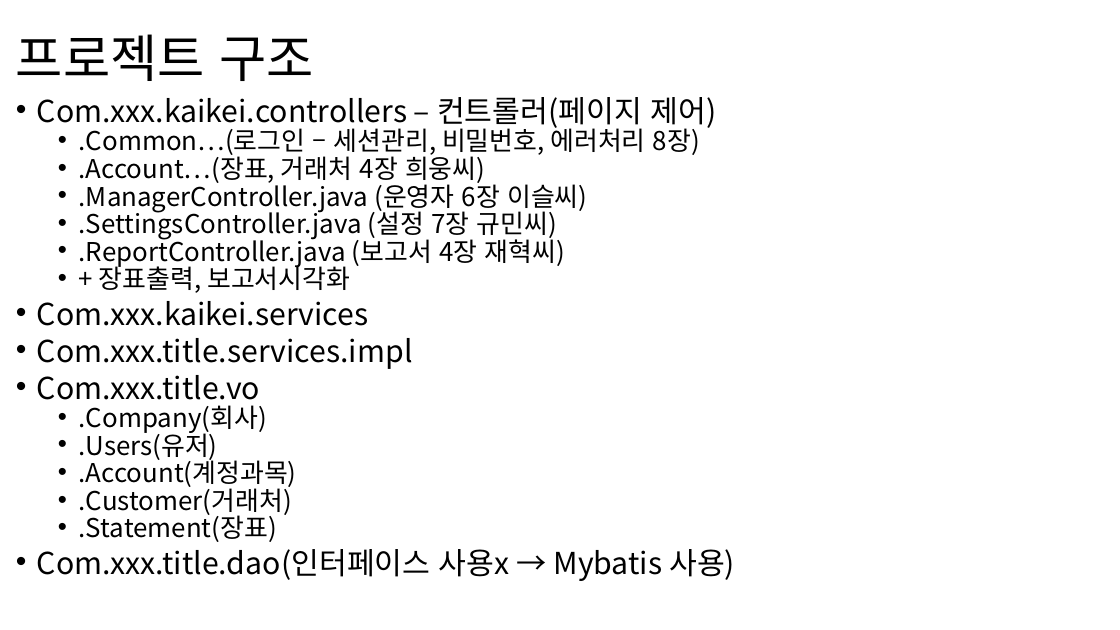
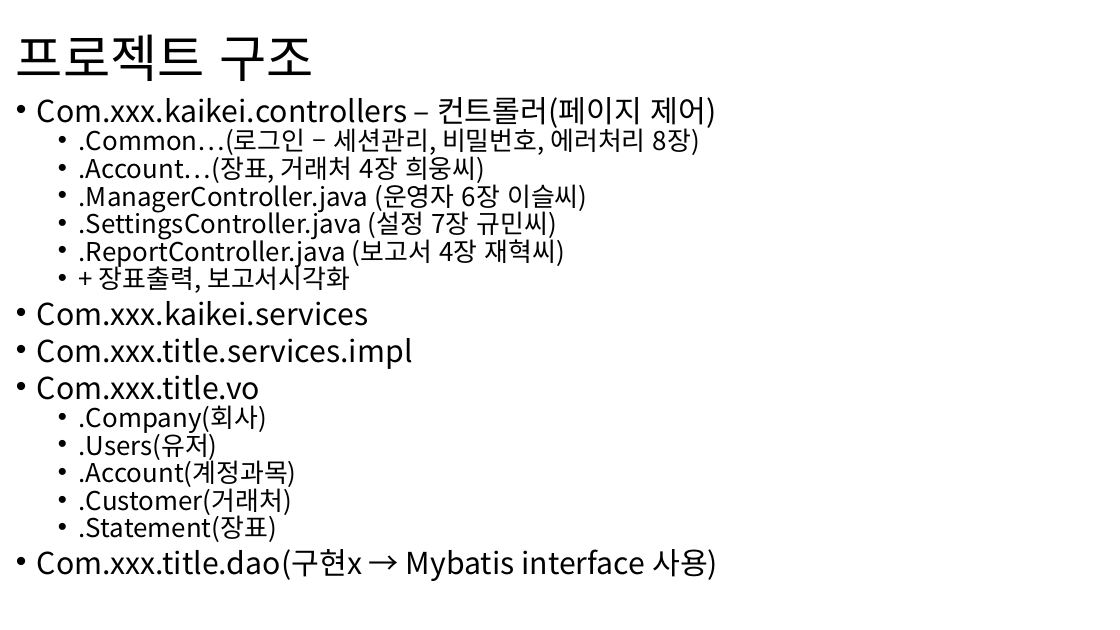
Before and after one commit to CackaRoach/TeamSpring, a slide deck: slide 33 of 설계/설계_최종_분담.pptx. Drawn at 1120x630 pixels with LibreOffice and Linux fonts; fonts in the diff are those of the drawing. Boxes give left, top, right and bottom in pixels: in the first picture for what was removed or moved away, otherwise in the second. Text is boxed around its words. In the diff, an @@ line names an element or a change of style, - is before the commit and + after.

Commit message:
설계_최종

```diff
--- a/설계/설계_최종_분담.pptx
+++ b/설계/설계_최종_분담.pptx
@@ text at bbox=[37, 549, 718, 581]: text changed @@
-• Com.xxx.title.dao(인터페이스 사용x → Mybatis 사용)
+• Com.xxx.title.dao(구현x → Mybatis interface 사용)
```
